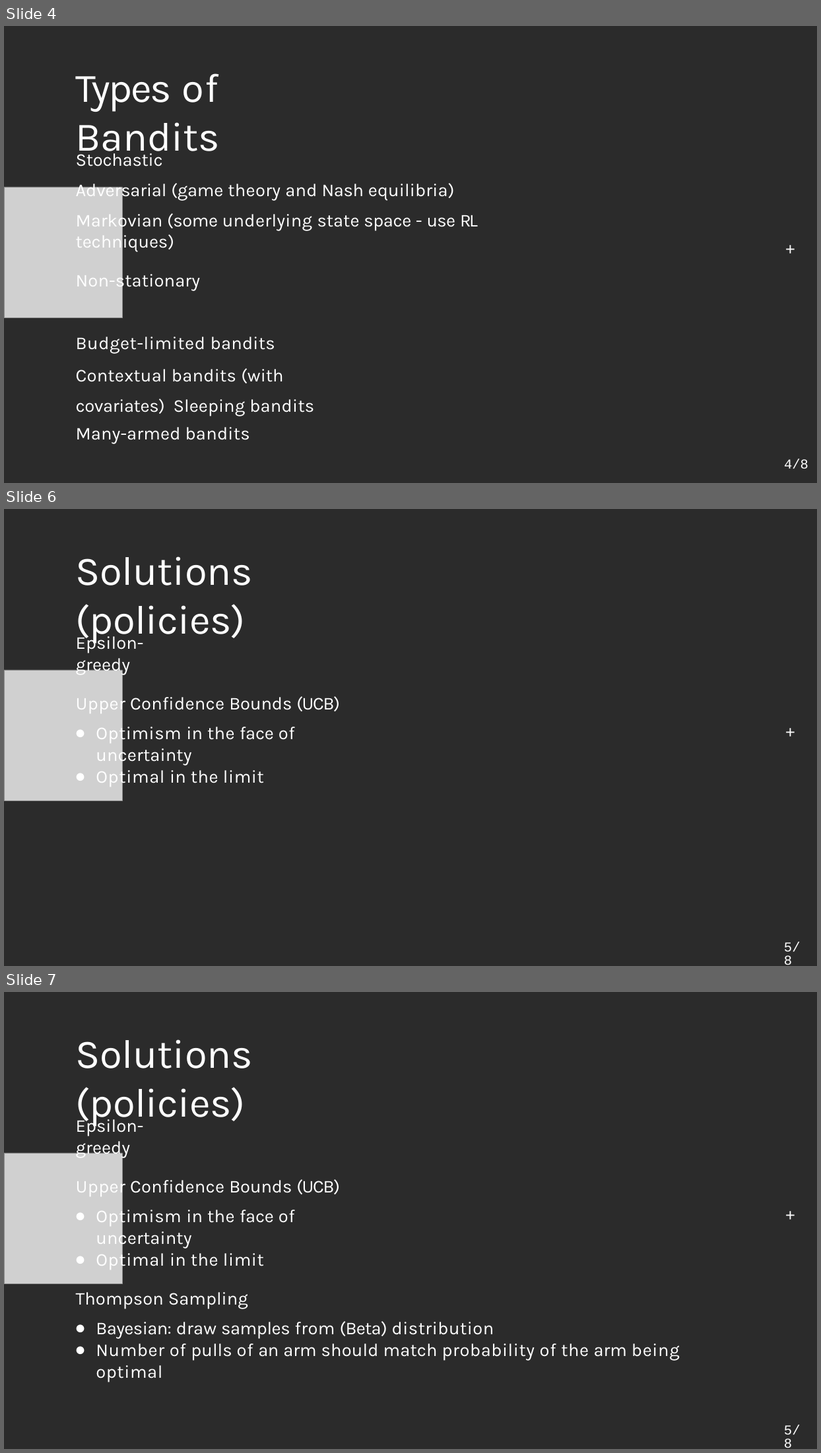
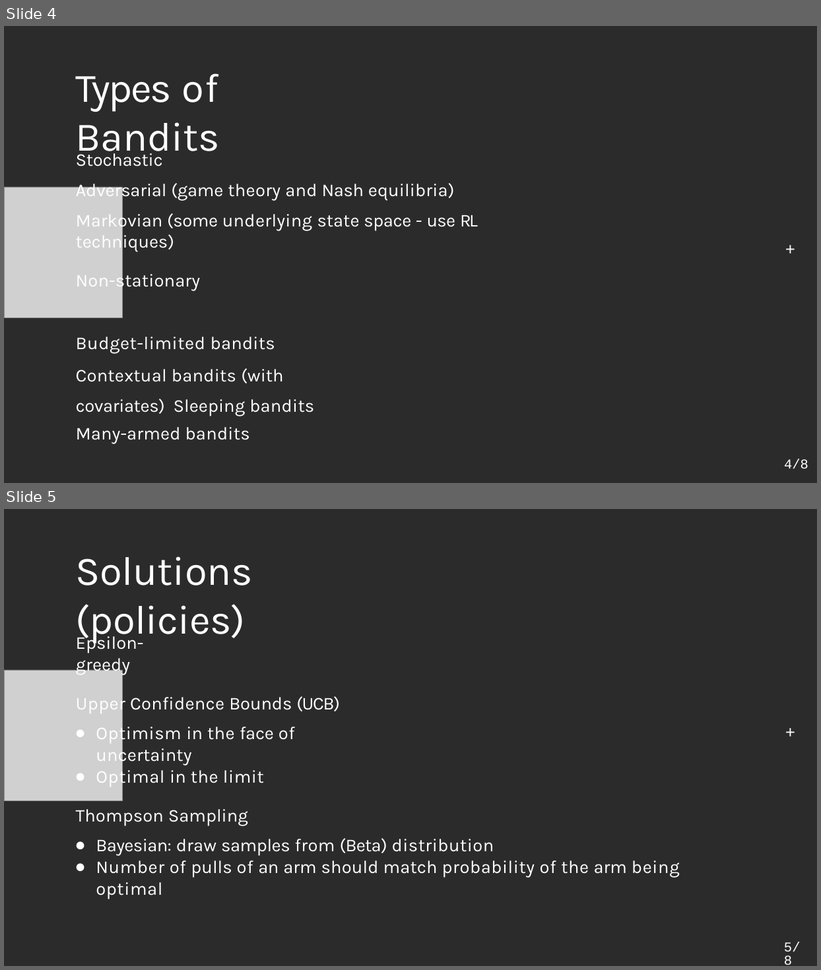
Before and after one commit to Lena-Marreel/IADS_SC_Day6_OptimisationML1, a slide deck: Bandits, Learning, and Search - 22 - Multi-armed Bandits.pptx.pptx. Shown one above the other, each under a label of ours: slides 4, 6 and 7 before the commit, slides 4 and 5 after it; the slides between them are not shown. The pictures are 821x1453 and 821x970 pixels, drawn with LibreOffice and Linux fonts; fonts in the diff are those of the drawing; grey boxes stand for pictures; background and template pictures are left out; a plain dark background stands for a picture behind light text. Boxes give left, top, right and bottom in pixels: in the first picture for what was removed or moved away, otherwise in the second. Text is boxed around its words. In the diff, an @@ line names an element or a change of style, - is before the commit and + after.

```diff
--- a/Bandits, Learning, and Search - 22 - Multi-armed Bandits.pptx.pptx
+++ b/Bandits, Learning, and Search - 22 - Multi-armed Bandits.pptx.pptx
@@ slide 6 removed at (x1=4, y1=509, x2=817, y2=966), background picture (left out) @@
@@ title removed at (x1=76, y1=557, x2=253, y2=644) @@
-Solutions (policies)
@@ text removed at (x1=76, y1=633, x2=144, y2=675) @@
-Epsilon-greedy
@@ picture removed at (x1=4, y1=670, x2=122, y2=801) @@
@@ text removed at (x1=76, y1=693, x2=340, y2=788) @@
-Upper Conﬁdence Bounds (UCB)
-● Optimism in the face of uncertainty
-● Optimal in the limit
@@ text removed at (x1=785, y1=721, x2=795, y2=743) @@
-+
@@ text removed at (x1=784, y1=942, x2=801, y2=965) @@
-5/8
@@ what was slide 7 is now slide 5 @@
```
Also in this commit, not shown: 1 other slide removed.
